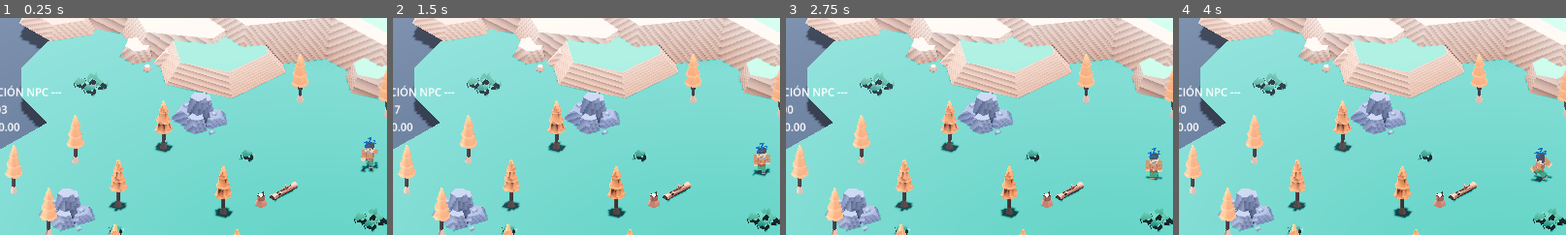
Above: before the commit, frames 1-4 (left to right).
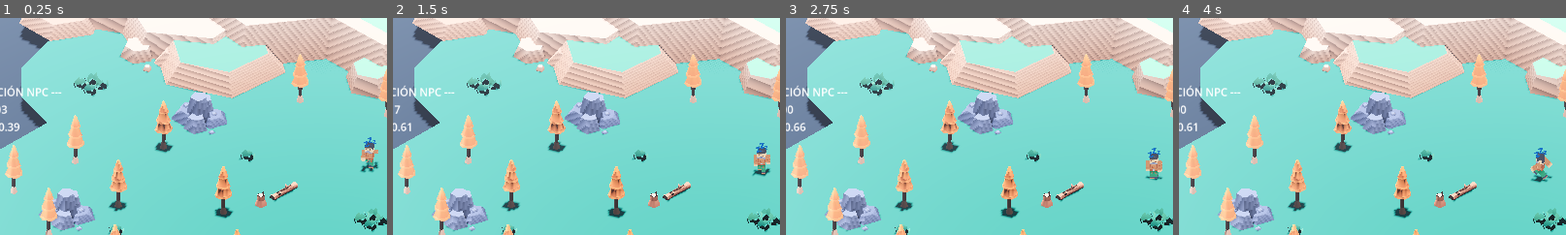
Above: after the commit, the same moments.

Repository: DavidGR21/EmotionalNPC_Godot
Game: Godot game, scene res://src/scenes/mundo.tscn
Two runs of this game, one before a commit and one after it. Both use one fixed random seed, a clock stepped at 60 frames per second and the inputs below. This scene is started directly instead of the project's main scene.
Inputs:
- Up to frame 1 (0.25 s): no input
- Up to frame 2 (1.5 s): hold Right (ui_right) 0.53-1.28 s; hold Down (ui_down) from 1.28 s (still down)
- Up to frame 3 (2.75 s): release Down (ui_down) at 2.03 s; hold Right (ui_right) from 2.03 s (still down)
- Up to frame 4 (4 s): release Right (ui_right) at 2.78 s; hold Up (ui_up) 2.78-3.53 s; hold A (ui_left) from 3.53 s (still down)
The pictures show only the part of the screen within x 9-59%, y 23-73%; the shares and areas given below are measured in that part.

The runs differ from the first frame. In frame 1, less than 0.1% of the frame differs, in the area x 2-6%, y 48-53%; in frame 2, less than 0.1%; in frame 3, less than 0.1%; in frame 4, less than 0.1%.

Commit message:
feat: refine threat and sound detection logic in NPC controller and T-Rex entity

Diff:
--- a/src/scripts/controllers/npc_controller.gd
+++ b/src/scripts/controllers/npc_controller.gd
@@ -139,26 +139,26 @@
 		# Lógica real (Se activará automáticamente cuando asignes a tu Player real)
 		var distance = _npc.global_position.distance_to(_player.global_position)
 
-		# AMENAZA: Aumenta si el jugador está muuy cerca (<= 2m la amenaza es 1.0, >= 8m la amenaza es 0)
-		env_threat = clamp(1.0 - ((distance - 1.5) / 6.5), 0.0, 1.0)
+		# AMENAZA: Ahora más sensible. 1.0 a los 4m, llega a 0.0 a los 16m.
+		env_threat = clamp(1.0 - ((distance - 4.0) / 12.0), 0.0, 1.0)
 
-		# SONIDO: Mezcla los pasos del jugador con los RUGIDOS del T-Rex
+		# SONIDO: Detección robusta de rugidos y pasos
 		var roar_noise = 0.0
 		if "roar_intensity" in _player:
 			roar_noise = _player.roar_intensity
 
 		if "velocity" in _player:
 			var player_speed = _player.velocity.length()
-			var speed_factor = clamp(player_speed / 5.0, 0.0, 1.0) # 5.0 es la velocidad normal
+			var speed_factor = clamp(player_speed / 5.0, 0.0, 1.0)
 
 			# Atenuación auditiva (pasos amortiguados por distancia)
 			var atten = clamp(1.0 - (distance / 12.0), 0.0, 1.0)
 
-			# El rugido (roar_noise) no usa 'atten' para que retumbe mecánicamente en toda la isla entera.
-			env_sound = max(speed_factor * atten, roar_noise)
+			# El rugido (roar_noise) es GLOBAL y ADITIVO. Los pasos son locales.
+			env_sound = clamp((speed_factor * atten) + roar_noise, 0.0, 1.0)
 		else:
-			# Si es un objeto extraño que no camina, solo escucha su rugido de forma global.
-			env_sound = roar_noise
+			# Si es un objeto estático o solo el rugido
+			env_sound = clamp(roar_noise, 0.0, 1.0)
 	else:
 		# SIMULACIÓN DE PRUEBA (Se ejecuta mientras el Player esté vacío)
 		# Variamos los datos progresivamente usando ondas en base al reloj para inyectar "eventos" imaginarios
--- a/src/scripts/entities/trex.gd
+++ b/src/scripts/entities/trex.gd
@@ -46,8 +46,9 @@
 		# Durante el rugido, la bestia se queda quieta y emite un pulso de ruido brutal.
 		_roar_timer -= delta
 
-		# Fade out suave: empieza en 1.0 y baja hasta 0.0
-		roar_intensity = clamp(_roar_timer / roar_duration, 0.0, 1.0)
+		# Curva de rugido: Se mantiene en 1.0 durante la mayor parte y cae rápido al final
+		# (Si el timer esta arriba del 20% del total, la escala es 1.0)
+		roar_intensity = clamp(_roar_timer / (roar_duration * 0.8), 0.0, 1.0)
 
 		if _roar_timer <= 0.0:
 			_is_roaring = false
